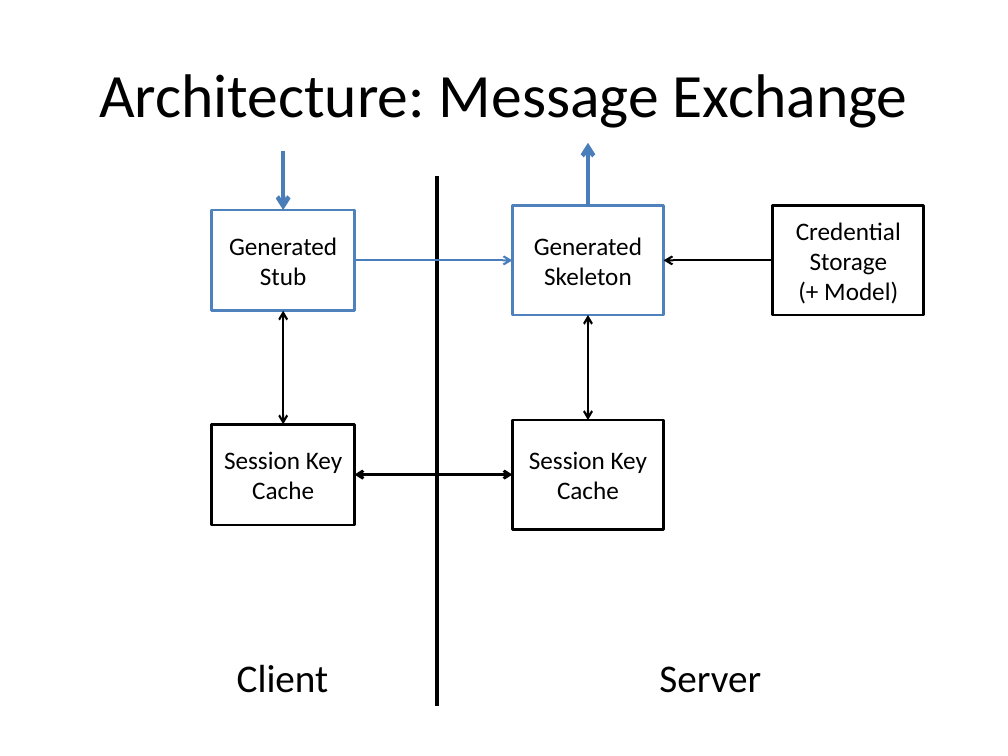
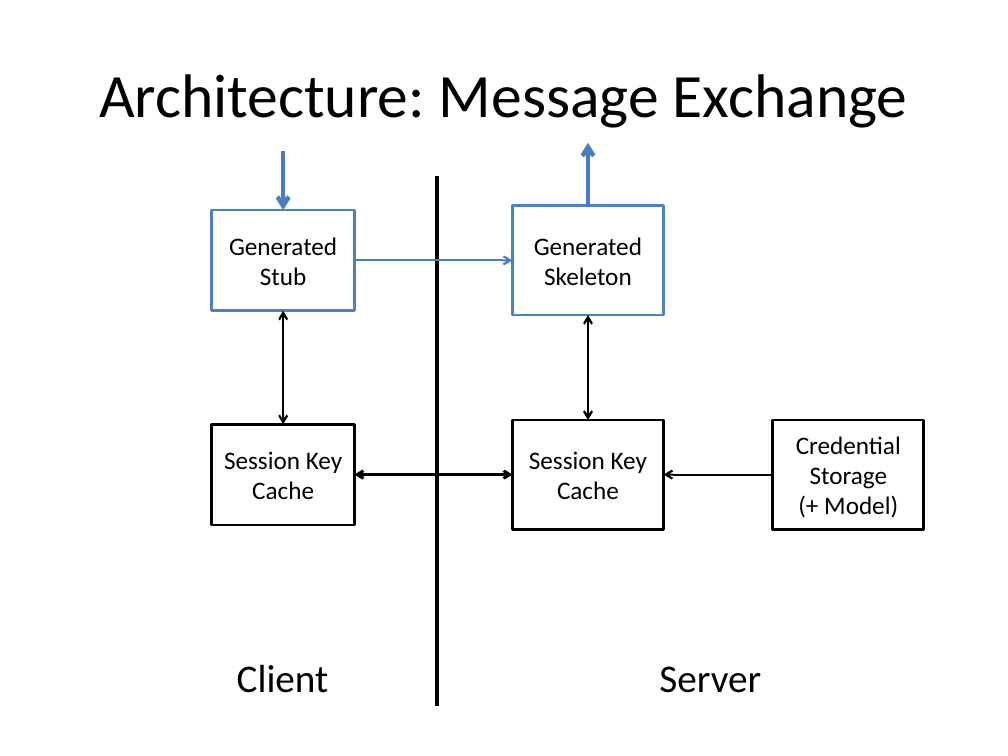
Before and after one commit to pchapin/sprocket, a slide deck: slide 13 of doc/presentations/Sprocket.pptx. Drawn at 1008x756 pixels with LibreOffice and Linux fonts; fonts in the diff are those of the drawing. Boxes give left, top, right and bottom in pixels: in the first picture for what was removed or moved away, otherwise in the second. Text is boxed around its words. In the diff, an @@ line names an element or a change of style, - is before the commit and + after.

Commit message:
Fixed an error in the Sprocket presentation.

```diff
--- a/doc/presentations/Sprocket.pptx
+++ b/doc/presentations/Sprocket.pptx
@@ rectangle "Credential": place and size @@
-rectangle "Credential" at [773, 206, 924, 314]
+rectangle "Credential" at [773, 420, 924, 529]
@@ arrow moved from (663, 260) - (773, 260) to (663, 475) - (773, 475) @@
```
